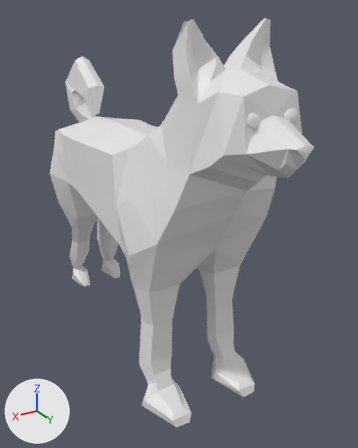
What one commit did to the Blender file dawg.blend.
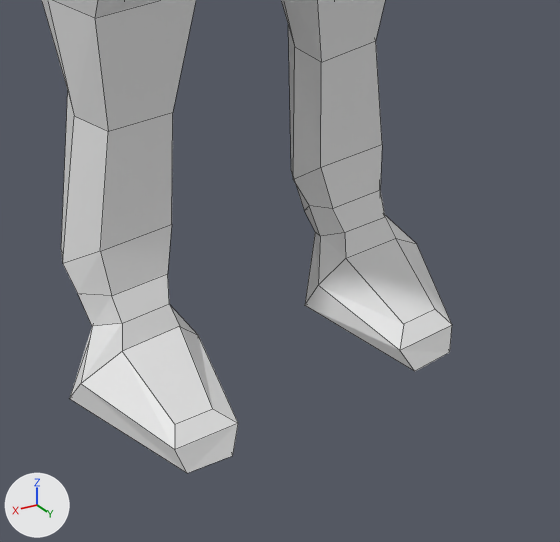
The first picture shows the older version from a 50 mm camera at (1.98, 3.81, 1.12) aimed at (-0.16, 0.24, -0.66). The close-ups show both versions on the part from 34% to 80% of the width and 64% to 100% of the height of that picture; other places that the commit changed are outside them. Arrows for +X, +Y and +Z are at lower left; the lights stay in place. The close-ups show mesh edges as thin lines.
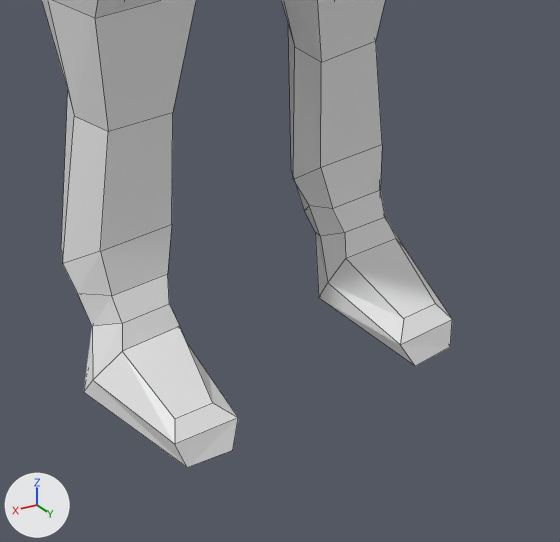
The change in detail:
me_cube_001 has 207 vertices, 179 faces, 1 loose edge and spans x -0.03..0.57, y -1.8..1.88, z -2.02..1.08.
me_cube_001 is used by ob_cube; location (0.0, 0.0, 0.0).
Verts and faces of me_cube_001; kept vertices keep their numbers, new ones are numbered from 207.
Before the commit, vertices of me_cube_001: 44 (0.4, 1.14, -2.02) at pixel (187, 473), 45 (0.28, 1.15, -2.02) at pixel (232, 455), 46 (0.4, 1.07, -1.93) at pixel (174, 424), 47 (0.29, 1.08, -1.93) at pixel (212, 408), 57 (0.17, 0.8, -2.01).
Before the commit, vertices of me_cube_001: 58 (0.54, 0.79, -2.01) at pixel (69, 398), 70 (0.25, 1.12, -1.96) at pixel (238, 423), 71 (0.43, 1.12, -1.96) at pixel (174, 449), 76 (0.53, 0.83, -1.93) at pixel (80, 383), 77 (0.19, 0.83, -1.93) at pixel (198, 335).
Part 1, on me_cube_001:
Vertices 44 to 47, 70, 71 move by (0.0, 0.0, 0.02).
Vertex 57 moves to (0.22, 0.8, -2.0).
Vertex 58 moves to (0.51, 0.79, -2.0), pixel (83, 392).
Vertex 76 moves to (0.5, 0.82, -1.94), pixel (92, 380).
Vertex 77 moves to (0.22, 0.83, -1.94), pixel (186, 341).

Pixel boxes [x1, y1, x2, y2] of what changed, in the close-ups (560 x 542 px; the box of a moved part takes in the faces that stretch with it):
'Cube', reshaped
    before: [42, 0, 452, 473]
    after: [42, 0, 452, 468]
part 1 of me_cube_001, moved or reshaped
    before: [70, 215, 452, 473]
    after: [84, 220, 452, 468]
